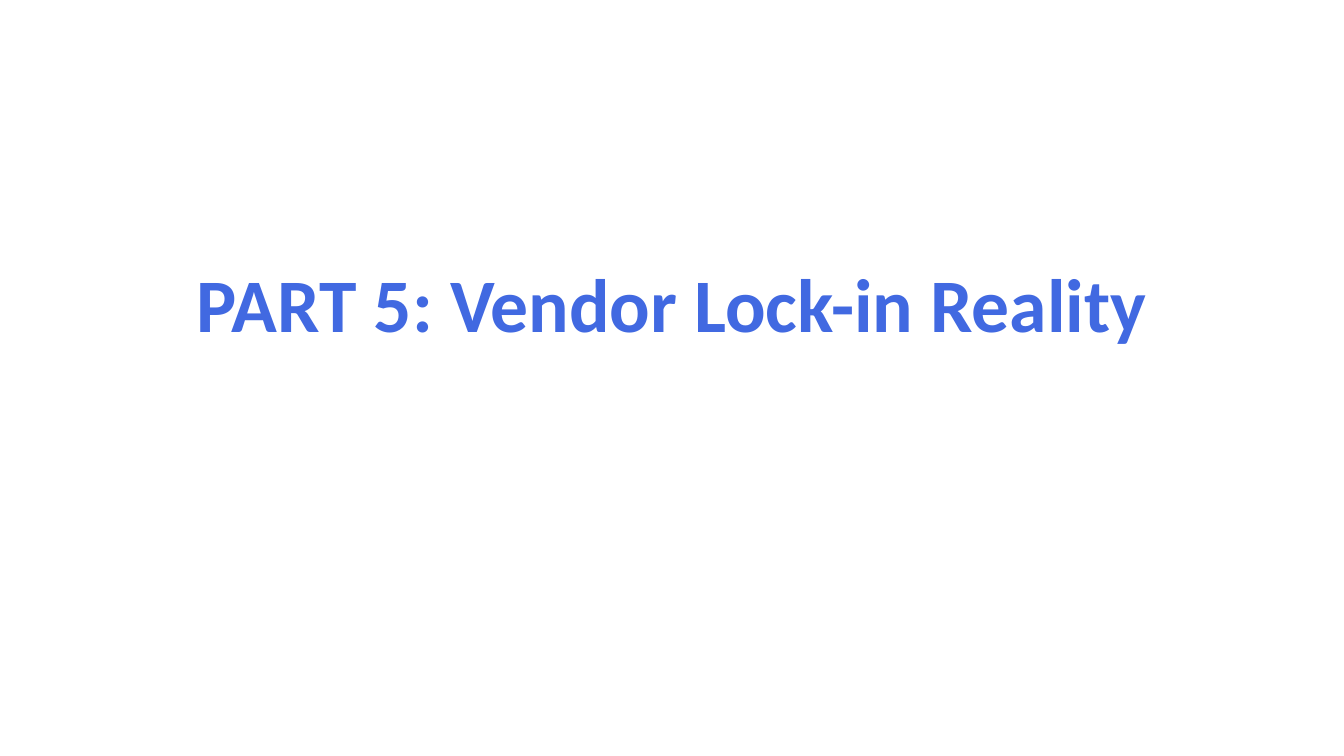
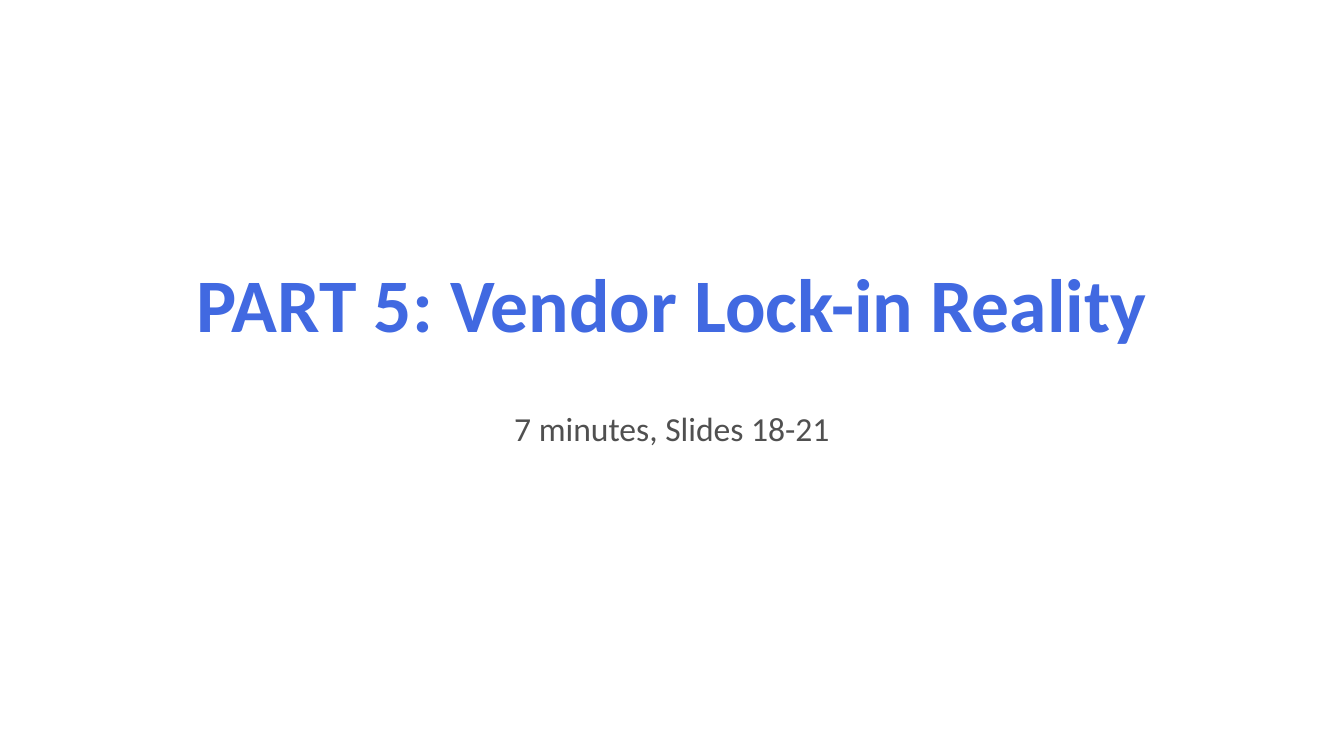
Before and after one commit to elbabass/audit_cisac, a slide deck: slide 1 of docs/deliverables/first-restitution-2025-11-24/powerpoint/part5-vendor-lock-in.pptx. Drawn at 1344x756 pixels with LibreOffice and Linux fonts; fonts in the diff are those of the drawing. Boxes give left, top, right and bottom in pixels: in the first picture for what was removed or moved away, otherwise in the second. Text is boxed around its words. In the diff, an @@ line names an element or a change of style, - is before the commit and + after.

```diff
--- a/docs/deliverables/first-restitution-2025-11-24/powerpoint/part5-vendor-lock-in.pptx
+++ b/docs/deliverables/first-restitution-2025-11-24/powerpoint/part5-vendor-lock-in.pptx
@@ text added at [514,417,829,445], 24 pt, text #505050 @@
+7 minutes, Slides 18-21
```
Also in this commit, not shown: 4 other slides changed, 3 other files.
